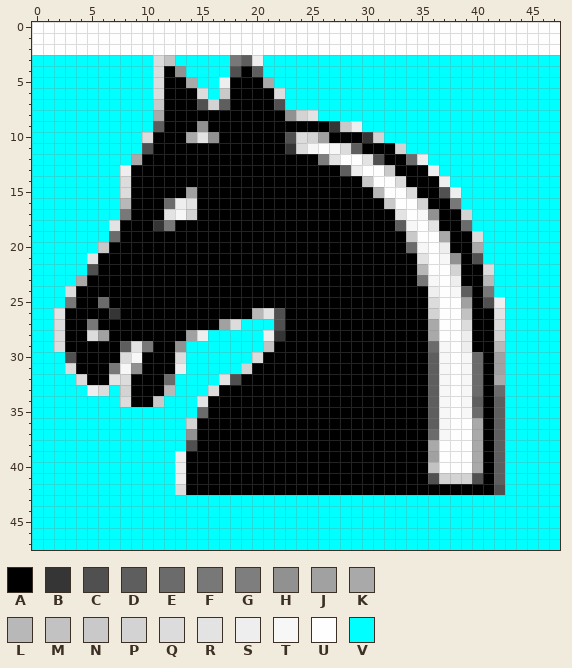
One commit to this pixel-art sprite: images/bn.gif. The picture above is the old version.
The file is 48x48 pixels. Colours within 5 levels of each other are drawn and written as one.
Palette (. is transparent): A #000000  B #353535  C #505050  D #5e5e5e  E #6b6b6b  F #787878  G #7e7e7e  H #919191  J #a1a1a1  K #a9a9a9  L #b8b8b8  M #c2c2c2  N #c9c9c9  P #d3d3d3  Q #dcdcdc  R #e3e3e3  S #eeeeee  T #f7f7f7  U #fefefe  V #00ffff
Now the later version:
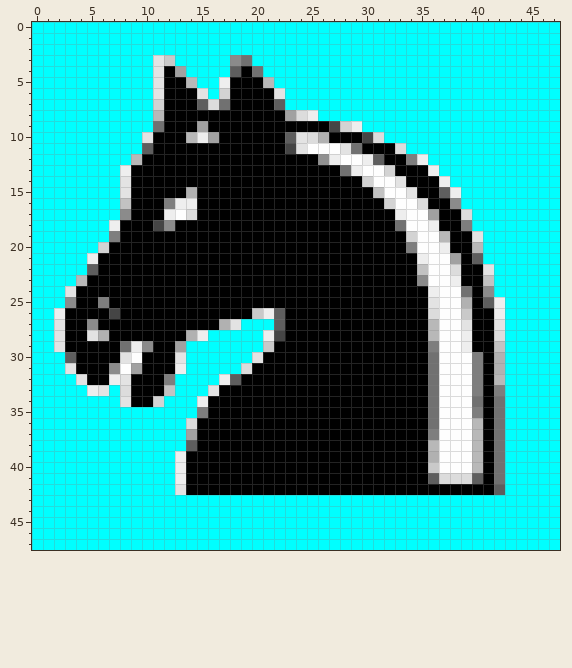
Diff:
Colour B changes from #353535 to #454545.
Colour C changes from #505050 to #5e5e5e.
Colour D changes from #5e5e5e to #717171.
Colour E changes from #6b6b6b to #7e7e7e.
Colour F changes from #787878 to #8b8b8b.
Colour G changes from #7e7e7e to #919191.
Colour H changes from #919191 to #a1a1a1.
Colour J changes from #a1a1a1 to #b1b1b1.
The edit turns colour K into colour L in row 5 at x 14 and 21; in row 8 at x 11; in row 10 at x 14; in row 12 at x 9; in row 19 at x 37; in row 20 at x 40.
The edit turns colour K into colour L in row 23 at x 4; in rows 27 to 28 at x 36; in row 32 at x 42; in rows 36 to 37 at x 40; in row 38 at x 36 and 40; in rows 39 to 40 at x 40.
The edit turns colour L into colour M in row 15 at x 31; in row 16 at x 8; in row 22 at x 35; in row 23 at x 41; in row 29 at x 42; in row 33 at x 12.
The edit turns colour L into colour N in row 26 at x 20.
The edit turns colour M into colour N in row 3 at x 12; in row 26 at x 39; in row 29 at x 21; in row 40 at x 36.
The edit turns colour N into colour P in row 6 at x 17; in row 7 at x 11; in row 9 at x 28; in row 13 at x 32; in row 14 at x 30; in row 16 at x 32.
The edit turns colour N into colour P in row 19 at x 34; in row 20 at x 6; in row 34 at x 11.
The edit turns colour P into colour Q in row 7 at x 16; in row 8 at x 24; in row 10 at x 25 and 31; in row 11 at x 33; in row 16 at x 35; in row 17 at x 14 and 39.
The edit turns colour P into colour Q in row 22 at x 38; in row 26 at x 36; in row 28 at x 42; in row 31 at x 19; in row 33 at x 8; in row 36 at x 14.
The edit turns colour P into colour Q in row 41 at x 37 to 39.
The edit turns colour Q into colour R in rows 3 to 5 at x 11; in row 6 at x 11, 15 and 22; in row 10 at x 10 and 24; in row 11 at x 24 and 28; in row 14 at x 8 and 33; in row 15 at x 8 and 34.
The edit turns colour Q into colour R in row 19 at x 40; in row 22 at x 41; in row 24 at x 3; in row 25 at x 36; in row 27 at x 2, 18, 39 and 42; in row 28 at x 2 and 5.
The edit turns colour Q into colour R in row 29 at x 2; in row 30 at x 8, 13 and 20; in row 31 at x 3; in row 32 at x 4 and 8; in row 33 at x 6 and 16; in row 34 at x 8.
The edit turns colour Q into colour R in row 42 at x 13.
The edit turns colour R into colour S in row 8 at x 25; in row 10 at x 15; in row 12 at x 27 and 30; in row 16 at x 14; in row 17 at x 12 and 33; in row 18 at x 7 and 36.
The edit turns colour R into colour S in row 21 at x 5 and 35; in row 26 at x 2, 21 and 42; in row 29 at x 9; in row 32 at x 7 and 17; in row 34 at x 15.
The edit turns colour T into colour U in row 11 at x 25 and 27; in row 17 at x 13 and 35; in row 18 at x 34; in row 20 at x 35; in row 21 at x 37; in row 23 at x 36.
The edit turns colour T into colour U in row 24 at x 38; in row 29 at x 37; in row 30 at x 9, 37 and 39; in row 31 at x 8, 37 and 39; in rows 32 to 35 at x 37 and 39; in rows 36 to 37 at x 37.
The edit turns colour S into colour V in row 3 at x 20.
The edit turns colour U into colour V in rows 0 to 2 at x 0 to 47.
